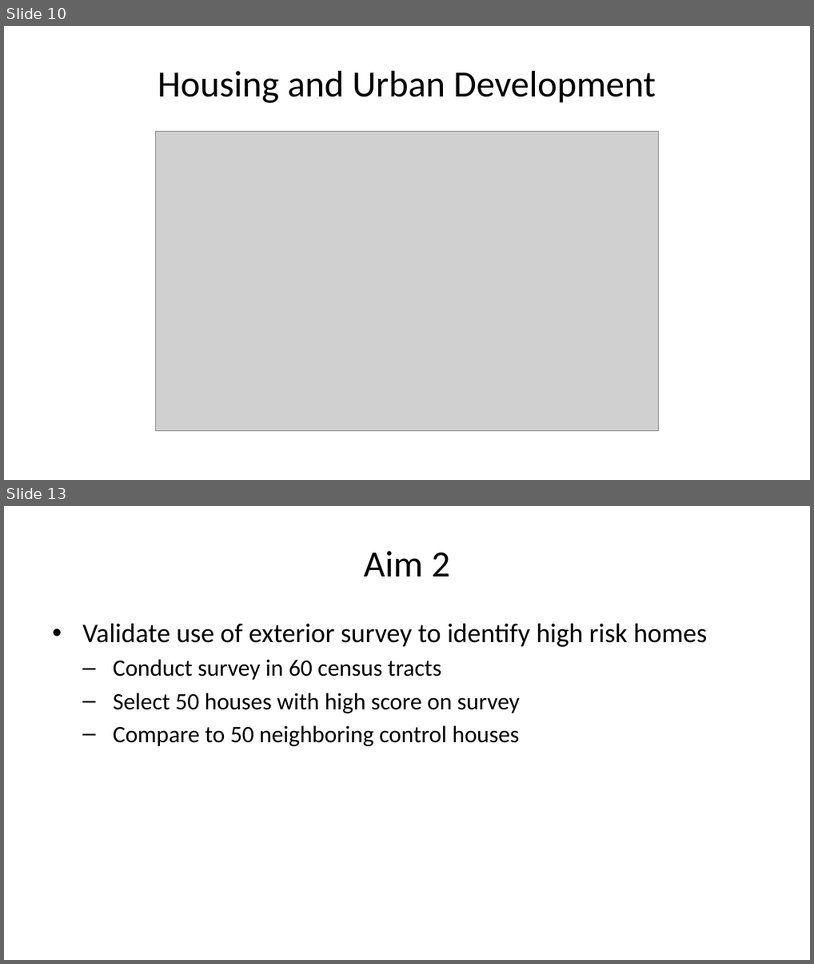
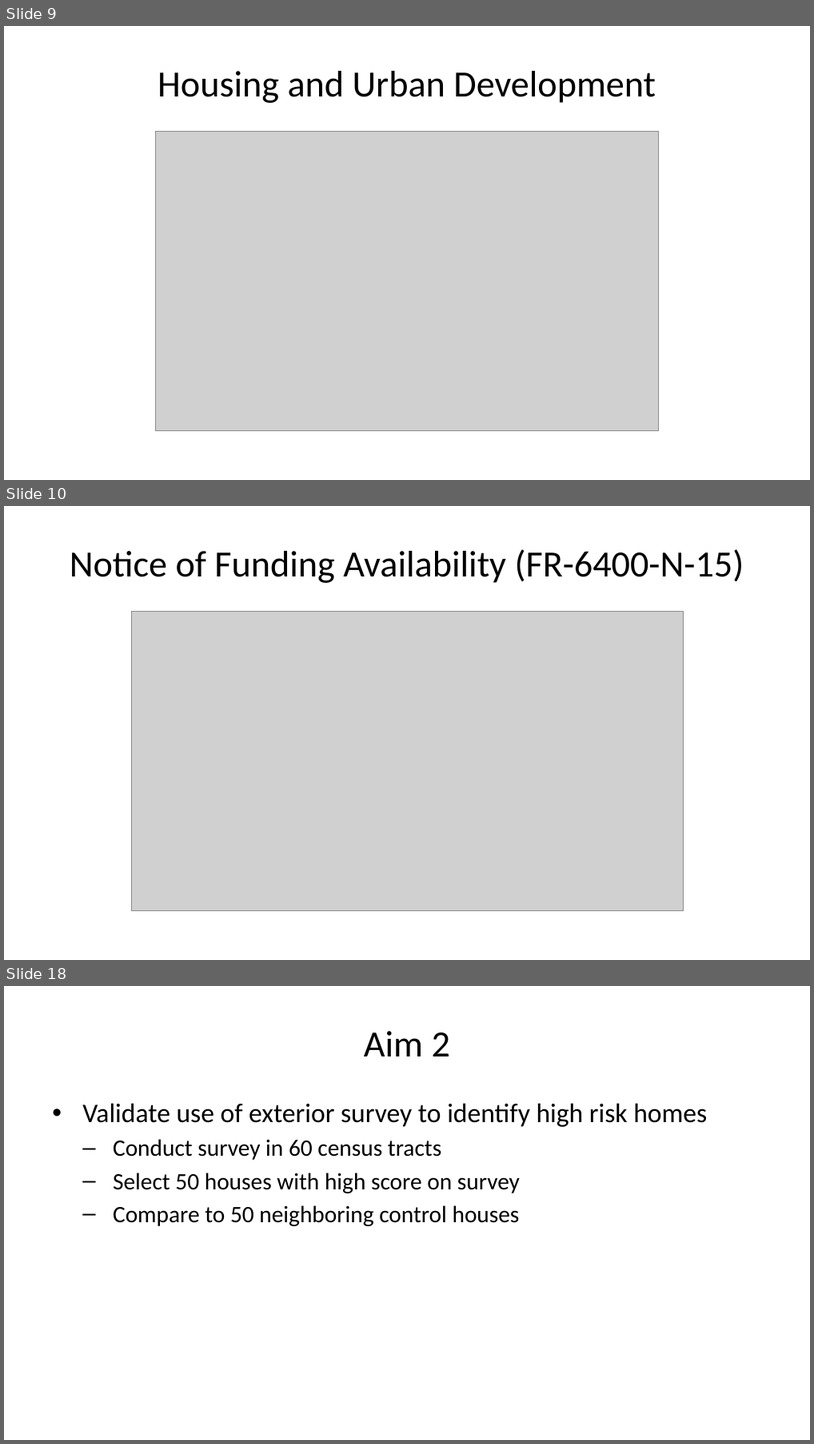
Before and after one commit to pmean/papers-and-presentations, a slide deck: kc-lead-impact/results/dbhi-presentation.pptx. Shown one above the other, each under a label of ours: slides 10 and 13 before the commit, slides 9, 10 and 18 after it; the slides between them are not shown. The pictures are 814x964 and 814x1444 pixels, drawn with LibreOffice and Linux fonts; fonts in the diff are those of the drawing; grey boxes stand for pictures. Boxes give left, top, right and bottom in pixels: in the first picture for what was removed or moved away, otherwise in the second. Text is boxed around its words. In the diff, an @@ line names an element or a change of style, - is before the commit and + after.

Commit message:
Simplified slide titles for dbhi-presentation.md

```diff
--- a/kc-lead-impact/results/dbhi-presentation.pptx
+++ b/kc-lead-impact/results/dbhi-presentation.pptx
@@ slide 10 added at (4,506,810,960), background #FFFFFF @@
@@ title added at (70,549,745,583), 33 pt, text #000000 @@
+Notice of Funding Availability (FR-6400-N-15)
@@ picture added at (131,612,684,911) @@
@@ what was slide 10 is now slide 9 @@
@@ what was slide 13 is now slide 18 @@
```
Also in this commit, not shown: 1 slide changed, 7 other slides added, 3 slides removed, 3 other files.
